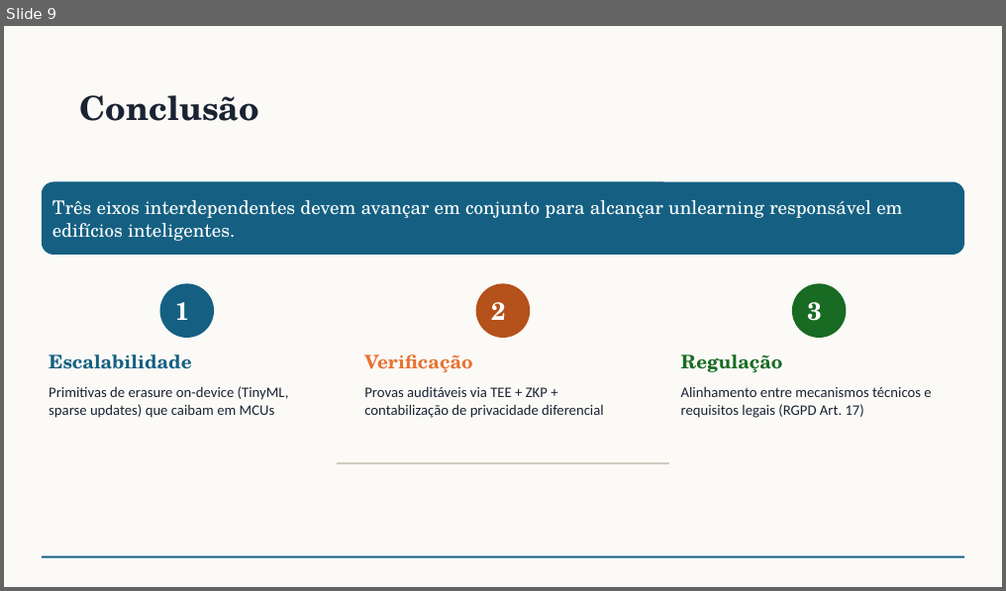
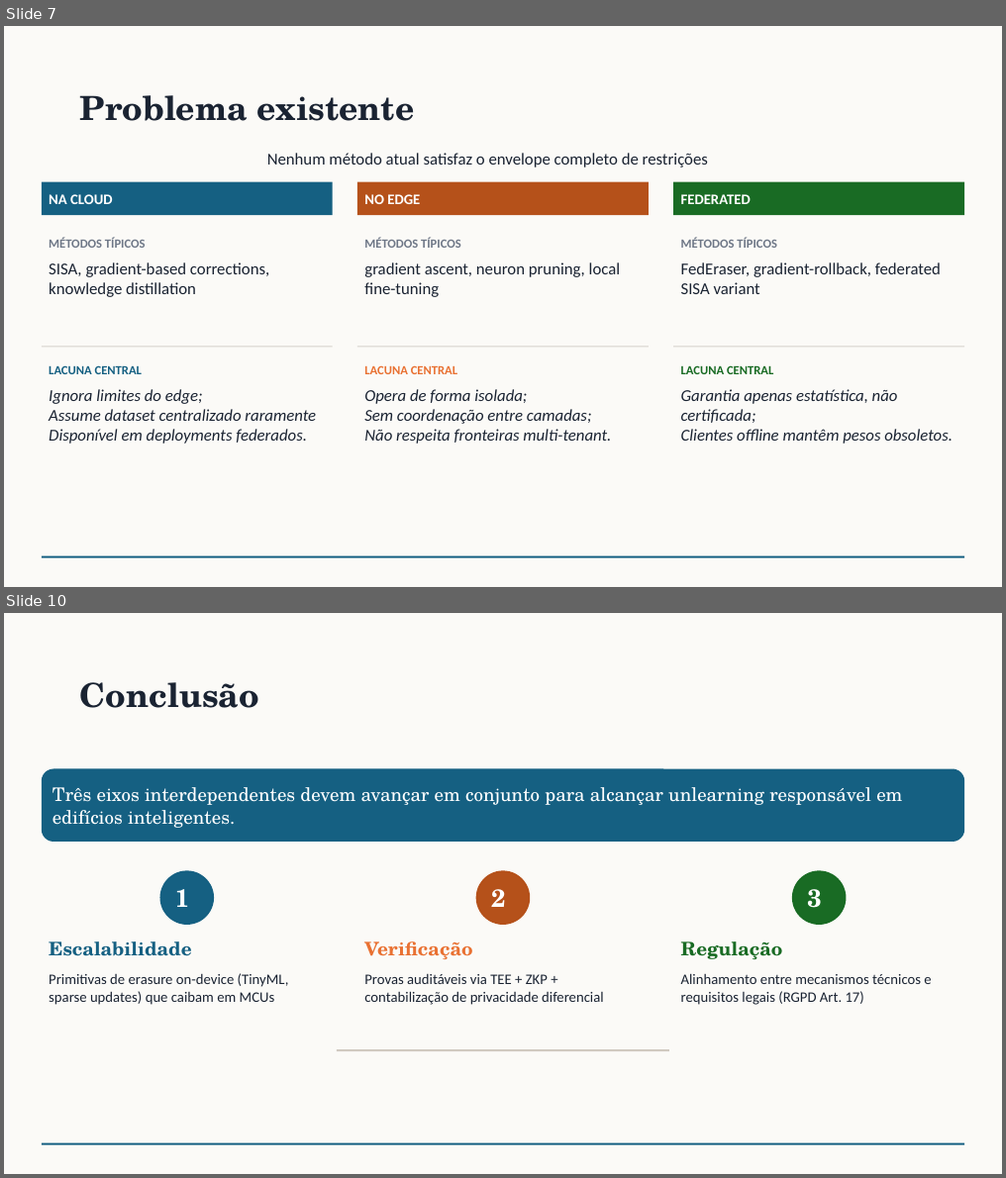
Before and after one commit to rafaeldpsilva/sa4cps-vault, a slide deck: Entregas PhD/machine-unlearning.pptx. Shown one above the other, each under a label of ours: slide 9 before the commit, slides 7 and 10 after it; the slides between them are not shown. The pictures are 1006x591 and 1006x1178 pixels, drawn with LibreOffice and Linux fonts; fonts in the diff are those of the drawing. Boxes give left, top, right and bottom in pixels: in the first picture for what was removed or moved away, otherwise in the second. Text is boxed around its words. In the diff, an @@ line names an element or a change of style, - is before the commit and + after.

```diff
--- a/Entregas PhD/machine-unlearning.pptx
+++ b/Entregas PhD/machine-unlearning.pptx
@@ slide 7 added at box(4, 26, 1002, 587), background #FBFAF7; not listed: 1 template element that a slide beside it also shows @@
@@ title added at box(80, 95, 415, 121), 32 pt, text #1A2332, bold @@
+Problema existente
@@ text added at box(267, 153, 708, 168), 16 pt, text #1A2332 @@
+Nenhum método atual satisfaz o envelope completo de restrições
@@ rectangle added at box(42, 181, 333, 215), fill #156082, 14 pt, text #FFFFFF, bold @@
+NA CLOUD
@@ rectangle added at box(357, 181, 648, 215), fill #B5511A, 14 pt, text #FFFFFF, bold @@
+NO EDGE
@@ rectangle added at box(673, 181, 964, 215), fill #196B24, 14 pt, text #FFFFFF, bold @@
+FEDERATED
@@ text added at box(49, 237, 146, 248), 12 pt, text #6E7787, bold @@
+MÉTODOS TÍPICOS
@@ text added at box(49, 263, 269, 297), 16 pt, text #1A2332 @@
+SISA, gradient-based corrections, knowledge distillation
@@ text added at box(364, 237, 461, 248), 12 pt, text #6E7787, bold @@
+MÉTODOS TÍPICOS
@@ text added at box(364, 263, 620, 297), 16 pt, text #1A2332 @@
+gradient ascent, neuron pruning, local fine-tuning
@@ text added at box(681, 237, 777, 248), 12 pt, text #6E7787, bold @@
+MÉTODOS TÍPICOS
@@ text added at box(681, 263, 941, 294), 16 pt, text #1A2332 @@
+FedEraser, gradient-rollback, federated SISA variant
@@ rectangle added at box(42, 347, 333, 347), fill #D6D2CB @@
@@ rectangle added at box(357, 347, 648, 347), fill #D6D2CB @@
@@ rectangle added at box(673, 347, 964, 347), fill #D6D2CB @@
@@ text added at box(49, 366, 142, 374), 12 pt, text #156082, bold @@
+LACUNA CENTRAL
@@ text added at box(364, 366, 457, 374), 12 pt, text #E97132, bold @@
+LACUNA CENTRAL
@@ text added at box(681, 366, 773, 374), 12 pt, text #196B24, bold @@
+LACUNA CENTRAL
@@ text added at box(49, 389, 316, 444), 16 pt, text #1A2332, italic @@
+Ignora limites do edge;
+Assume dataset centralizado raramente Disponível em deployments federados.
@@ text added at box(364, 389, 611, 444), 16 pt, text #1A2332, italic @@
+Opera de forma isolada;
+Sem coordenação entre camadas;
+Não respeita fronteiras multi-tenant.
@@ text added at box(681, 389, 952, 444), 16 pt, text #1A2332, italic @@
+Garantia apenas estatística, não certificada;
+Clientes offline mantêm pesos obsoletos.
@@ what was slide 9 is now slide 10 @@
```
Also in this commit, not shown: 4 slides changed, 4 other slides added, 4 slides removed.
